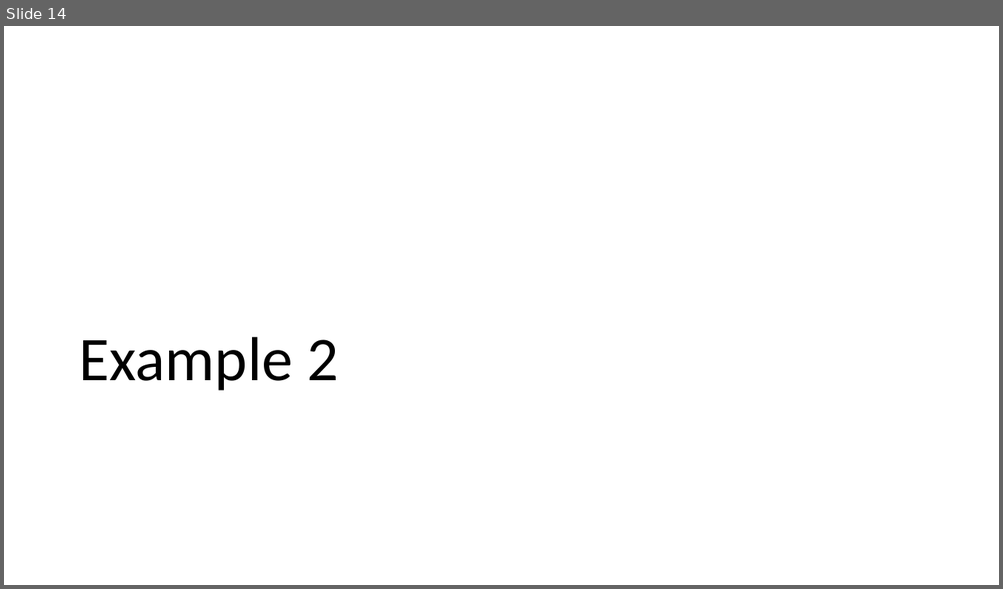
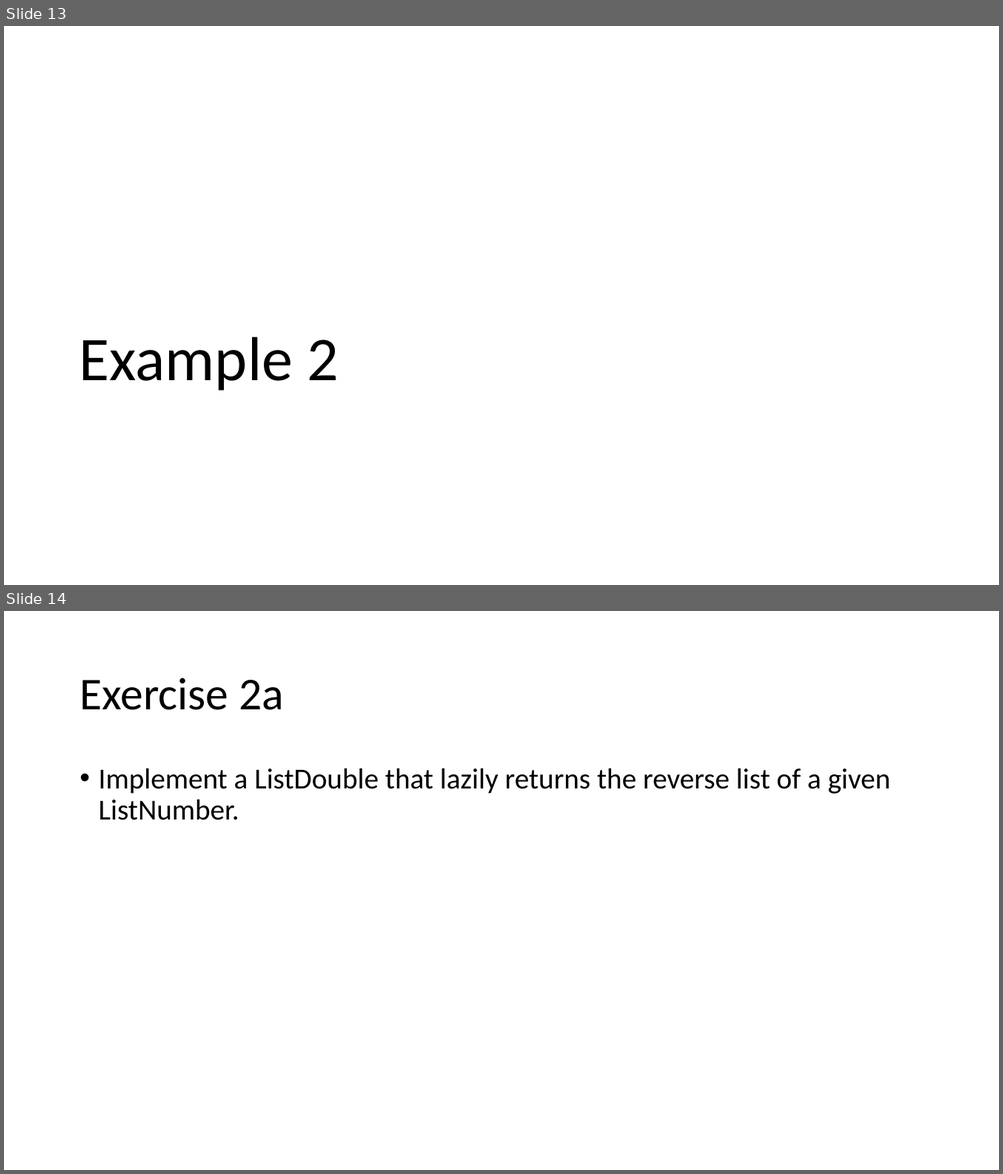
Before and after one commit to shroffk/epics-java-resources, a slide deck: EPICS-Util-Training.pptx. Shown one above the other, each under a label of ours: slide 14 before the commit, slides 13 and 14 after it. The pictures are 1003x589 and 1003x1174 pixels, drawn with LibreOffice and Linux fonts; fonts in the diff are those of the drawing. Boxes give left, top, right and bottom in pixels: in the first picture for what was removed or moved away, otherwise in the second. Text is boxed around its words. In the diff, an @@ line names an element or a change of style, - is before the commit and + after.

Commit message:
util - adding exercise

```diff
--- a/EPICS-Util-Training.pptx
+++ b/EPICS-Util-Training.pptx
@@ slide 14 added at (4,611,999,1170), background #FFFFFF @@
@@ title added at (79,678,284,710), 44 pt, text #000000 @@
+Exercise 2a
@@ text added at (99,768,891,820), 28 pt, text #000000 @@
+• Implement a ListDouble that lazily returns the reverse list of a given ListNumber.
@@ what was slide 14 is now slide 13 @@
```
Also in this commit, not shown: 1 other file.
